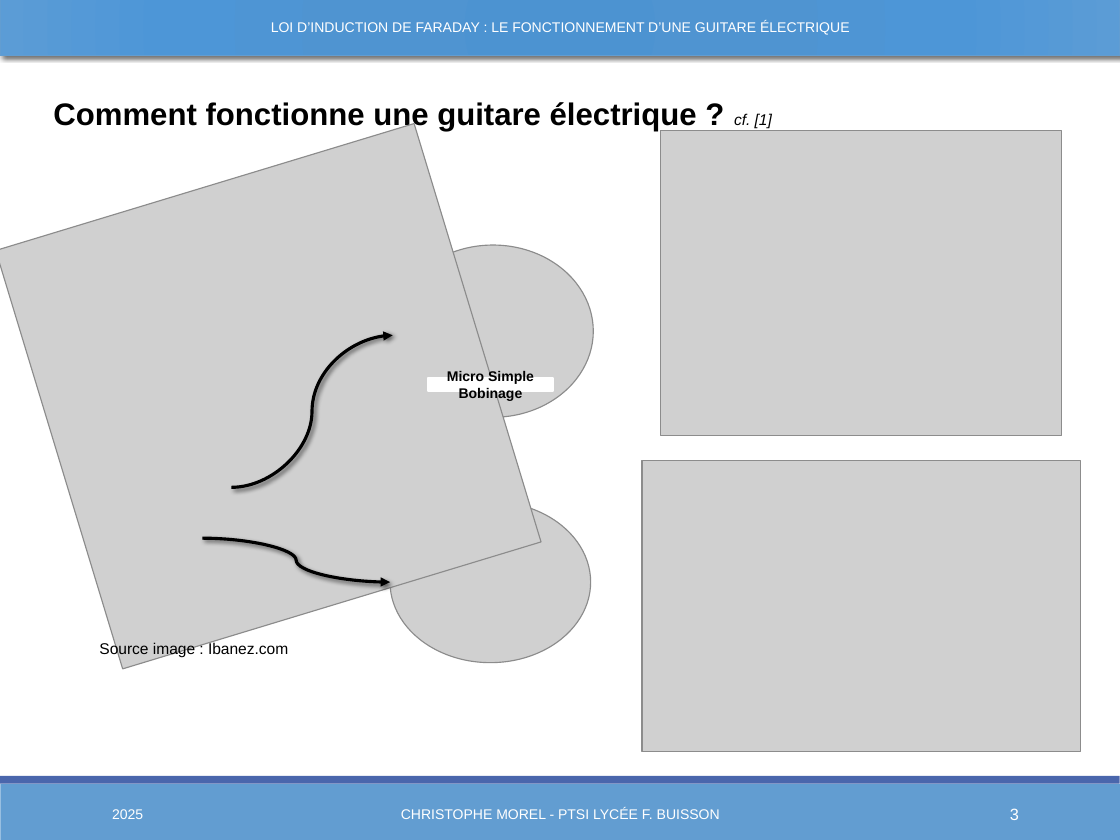
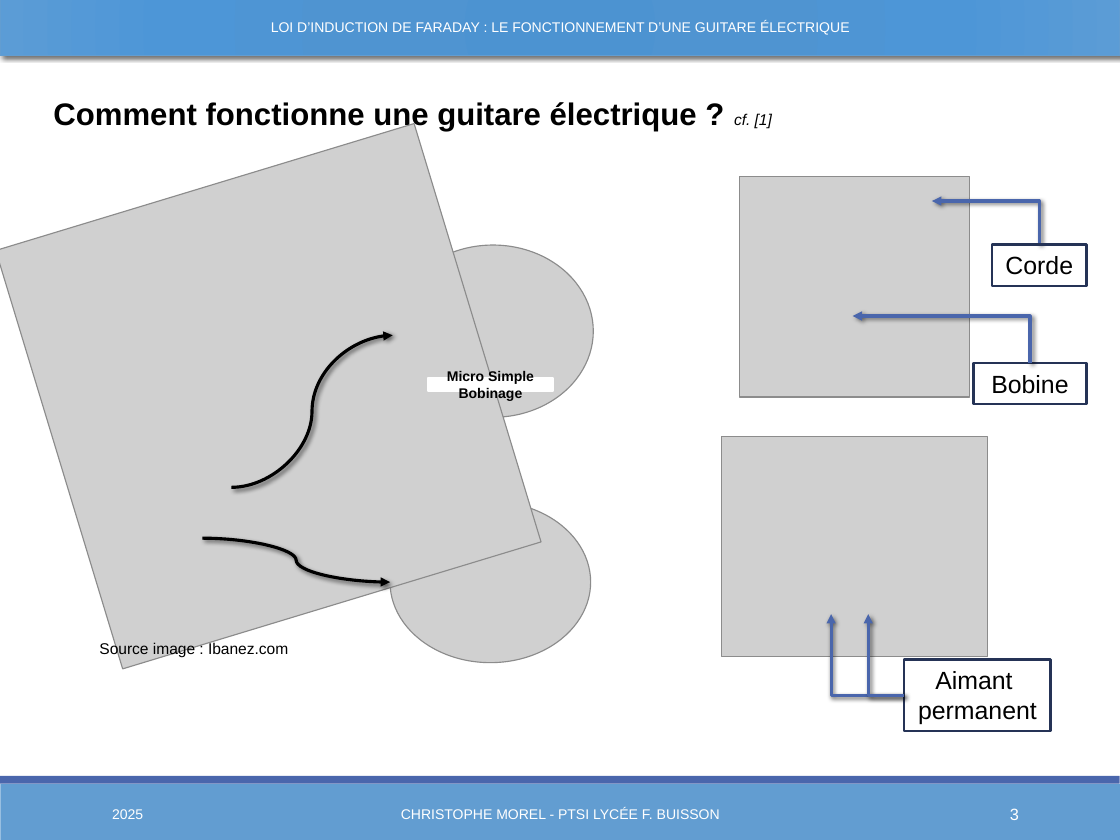
Before and after one commit to Chrismorel7/TIPE---Micro_guitare_elec, a slide deck: slide 3 of Views/Presentation3.pptx. Drawn at 1120x840 pixels with LibreOffice and Linux fonts; fonts in the diff are those of the drawing; grey boxes stand for pictures. Boxes give left, top, right and bottom in pixels: in the first picture for what was removed or moved away, otherwise in the second. Text is boxed around its words. In the diff, an @@ line names an element or a change of style, - is before the commit and + after.

```diff
--- a/Views/Presentation3.pptx
+++ b/Views/Presentation3.pptx
@@ picture removed at [661, 131, 1062, 436] @@
@@ picture added at [739, 177, 970, 398] @@
@@ elbow arrow added from (1039, 244) to (932, 202), #4A66AC 2 pt @@
@@ rectangle added at [992, 244, 1086, 286], outline #253356 1.5 pt, 16 pt, text #000000 @@
+Corde
@@ elbow arrow added from (1030, 363) to (852, 316), #4A66AC 2 pt @@
@@ rectangle added at [973, 363, 1086, 404], outline #253356 1.5 pt, 16 pt, text #000000 @@
+Bobine
@@ picture added at [722, 437, 988, 657] @@
@@ picture removed at [642, 460, 1081, 752] @@
@@ elbow arrow added from (904, 696) to (831, 614), #4A66AC 2 pt @@
@@ elbow arrow added from (904, 696) to (868, 614), #4A66AC 2 pt @@
@@ rectangle added at [904, 660, 1051, 731], outline #253356 1.5 pt, 16 pt, text #000000 @@
+Aimant
+permanent
```
Also in this commit, not shown: 4 other slides changed, 20 other files.
